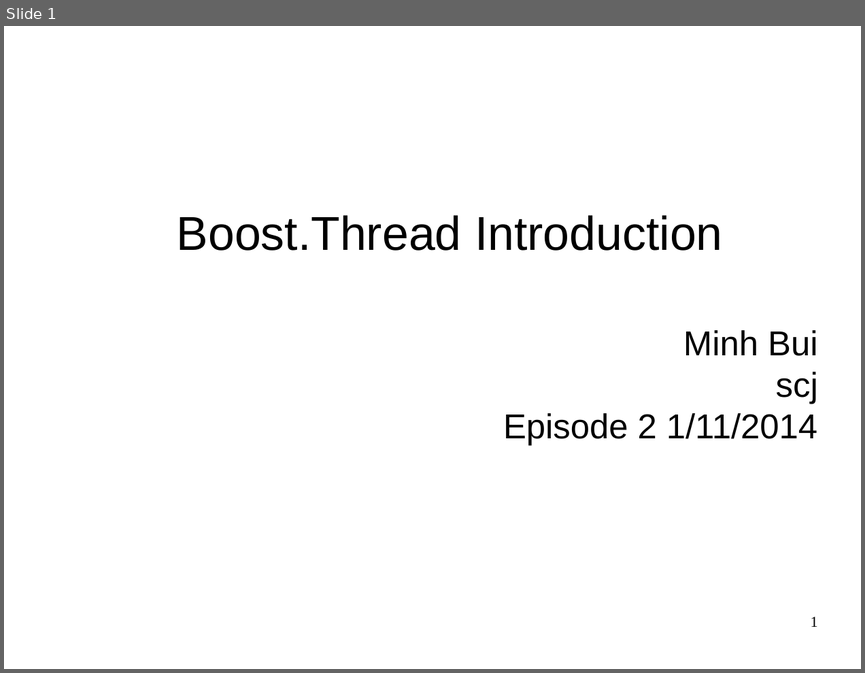
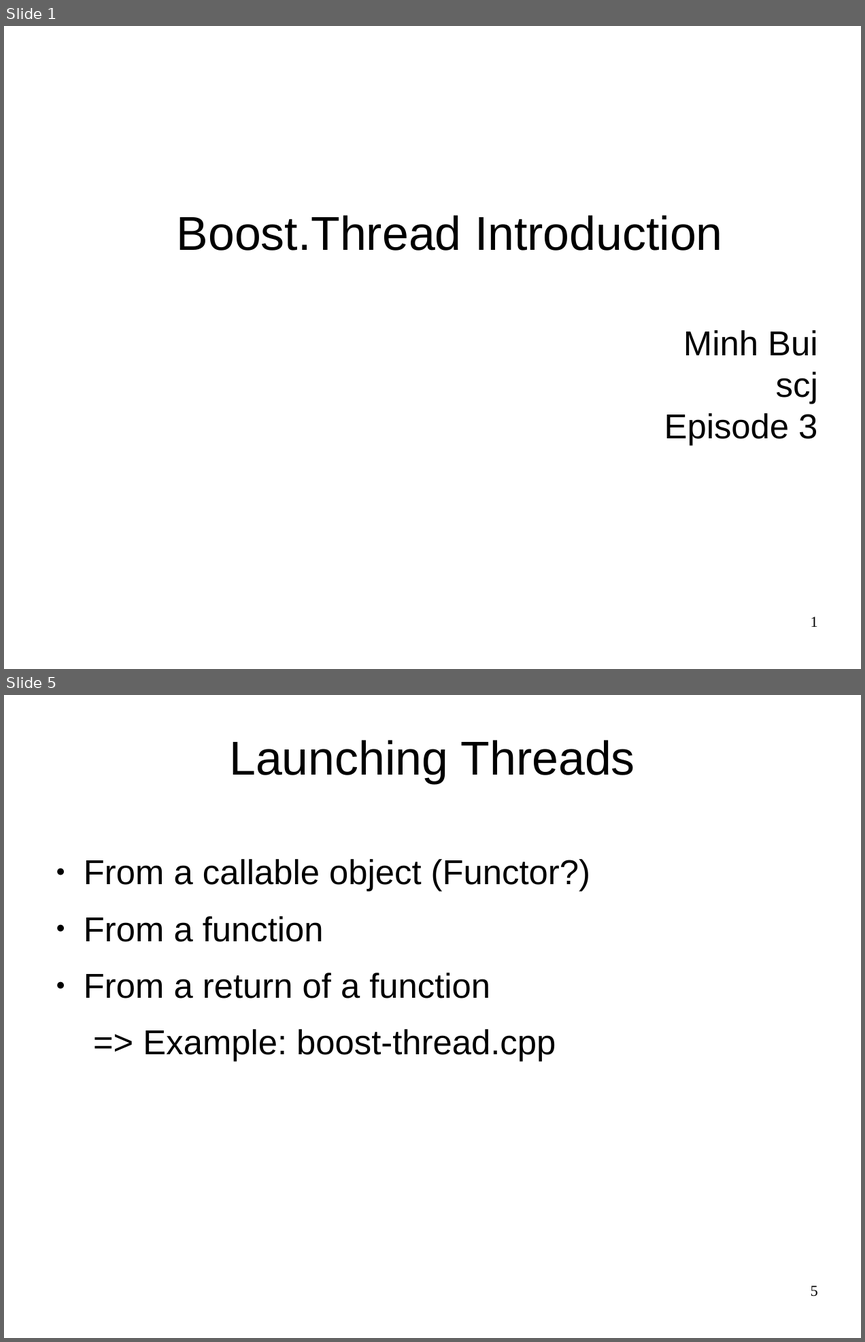
Before and after one commit to codengrow/scj, a slide deck: season1/episode3/Boost.thread-intro.odp. Shown one above the other, each under a label of ours: slide 1 before the commit, slides 1 and 5 after it; the slides between them are not shown. The pictures are 865x673 and 865x1342 pixels, drawn with LibreOffice and Linux fonts; fonts in the diff are those of the drawing; background and template pictures are left out. Boxes give left, top, right and bottom in pixels: in the first picture for what was removed or moved away, otherwise in the second. Text is boxed around its words. In the diff, an @@ line names an element or a change of style, - is before the commit and + after.

```diff
--- a/season1/episode3/Boost.thread-intro.odp
+++ b/season1/episode3/Boost.thread-intro.odp
@@ slide 5 added at [4,695,861,1338], background picture (left out) @@
@@ title added at [229,740,635,784], 44 pt, text #000000 @@
+Launching Threads
@@ text added at [84,859,590,1062], 32 pt, text #000000 @@
+● From a callable object (Functor?)
+● From a function
+● From a return of a function
+=> Example: boost-thread.cpp
@@ page number added at [810,1285,818,1296], 14 pt, text #000000 @@
+5
@@ slide 1 changed as well @@
@@ subtitle at [664,413,817,446]: text changed @@
-Episode 2 1/11/2014
+Episode 3
```
Also in this commit, not shown: 3 other slides changed, 3 other slides added, 4 slides removed.
